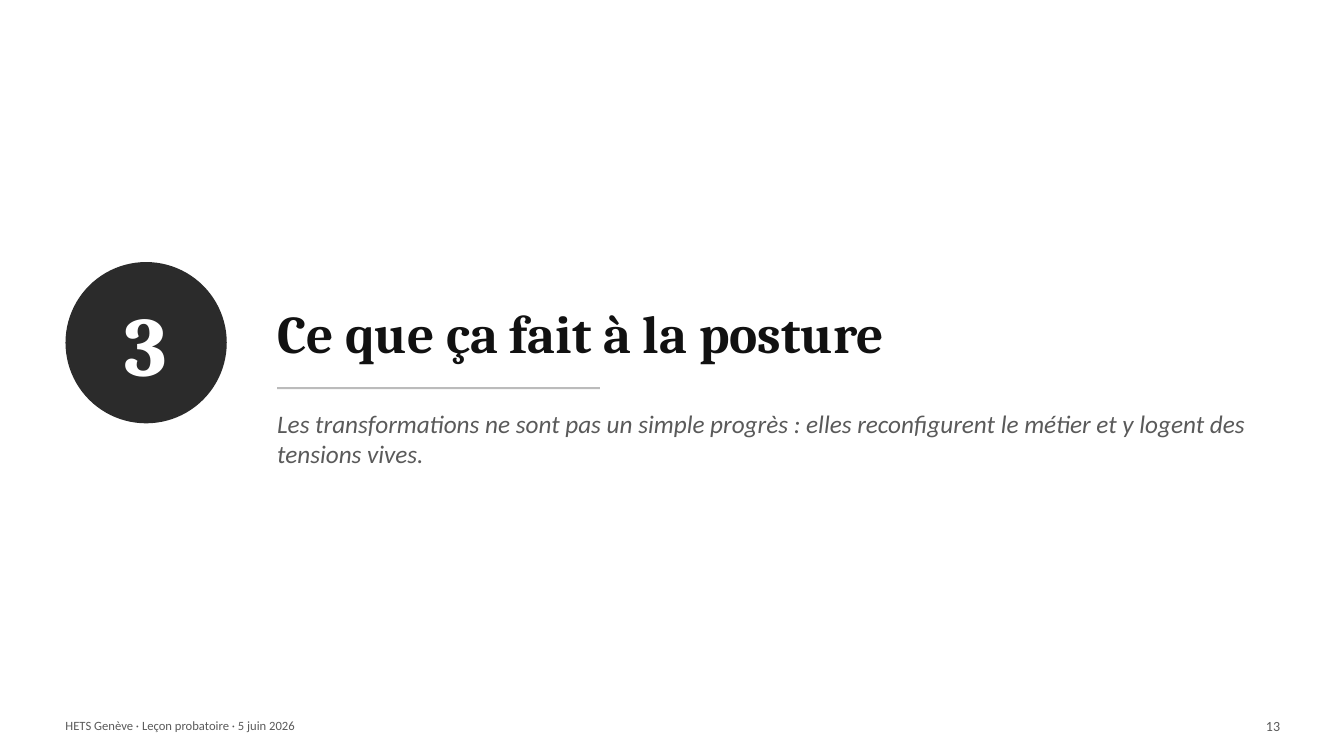
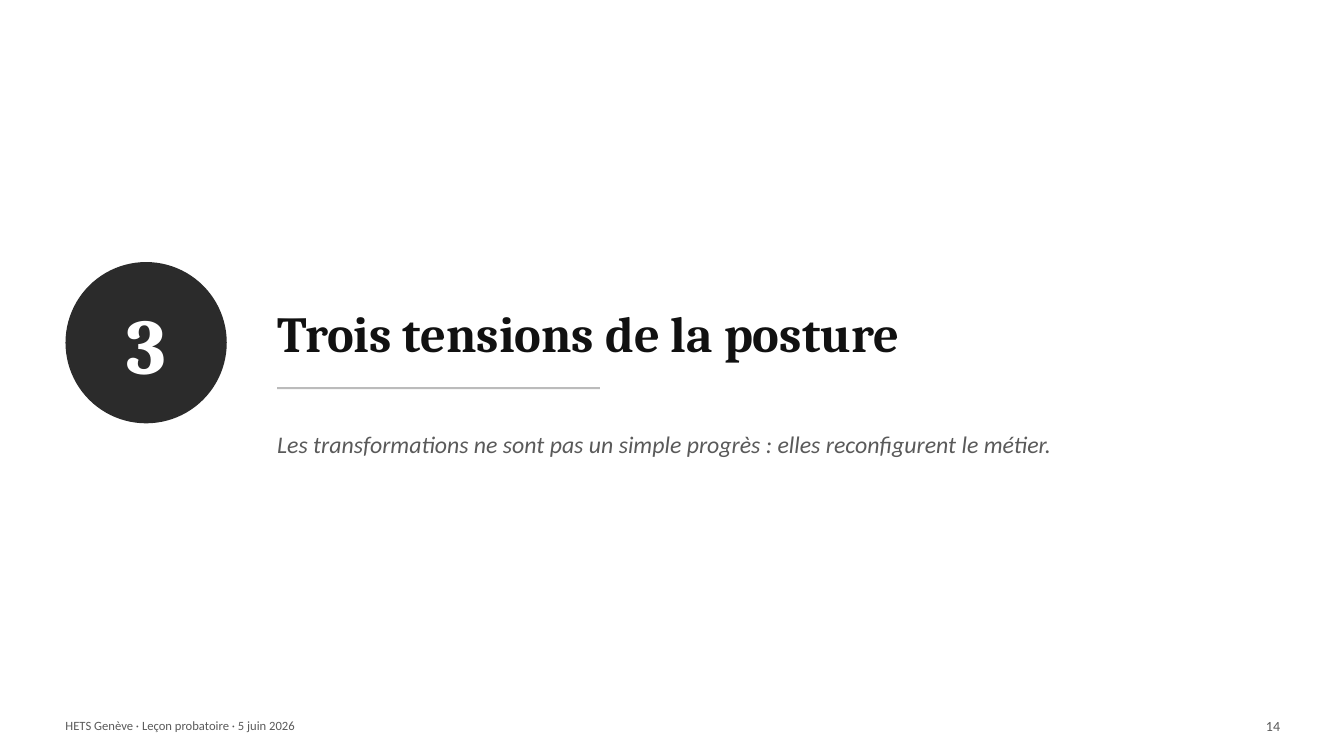
Before and after one commit to pierrebrasseur/cours-handicap-ts, a slide deck: slide 18 of docs/pdfs/Brasseur_lecon_5juin.pptx (slide 17 before the commit). Drawn at 1344x756 pixels with LibreOffice and Linux fonts; fonts in the diff are those of the drawing. Boxes give left, top, right and bottom in pixels: in the first picture for what was removed or moved away, otherwise in the second. Text is boxed around its words. In the diff, an @@ line names an element or a change of style, - is before the commit and + after.

```diff
--- a/docs/pdfs/Brasseur_lecon_5juin.pptx
+++ b/docs/pdfs/Brasseur_lecon_5juin.pptx
@@ text "3" at (126, 321, 166, 375): size 60 to 56 pt @@
@@ text at (277, 317, 899, 363): text changed; size 38 to 36 pt @@
-Ce que ça fait à la posture
+Trois tensions de la posture
@@ text at (277, 436, 1051, 457): text changed; size 18 to 17 pt @@
-Les transformations ne sont pas un simple progrès : elles reconfigurent le métier et y logent des tensions vives.
+Les transformations ne sont pas un simple progrès : elles reconfigurent le métier.
@@ text at (1266, 722, 1280, 731): text changed @@
-13
+14
```
Also in this commit, not shown: 11 other slides changed, 11 slides added, 11 slides removed.
